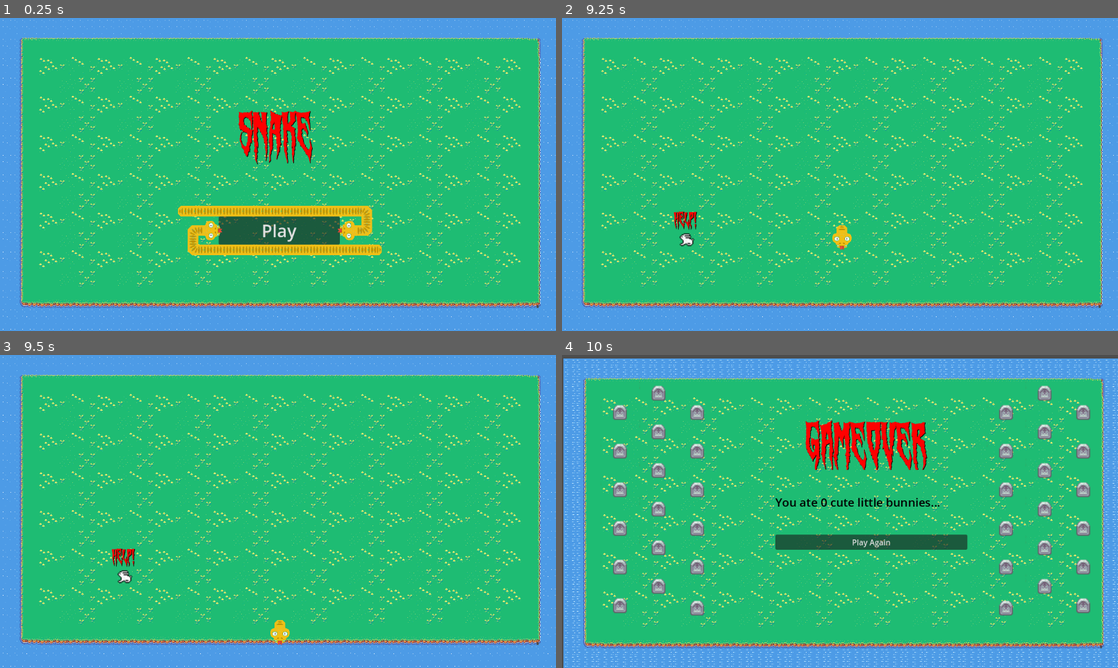
Above: before the commit, frames 1-4 (two rows, left to right).
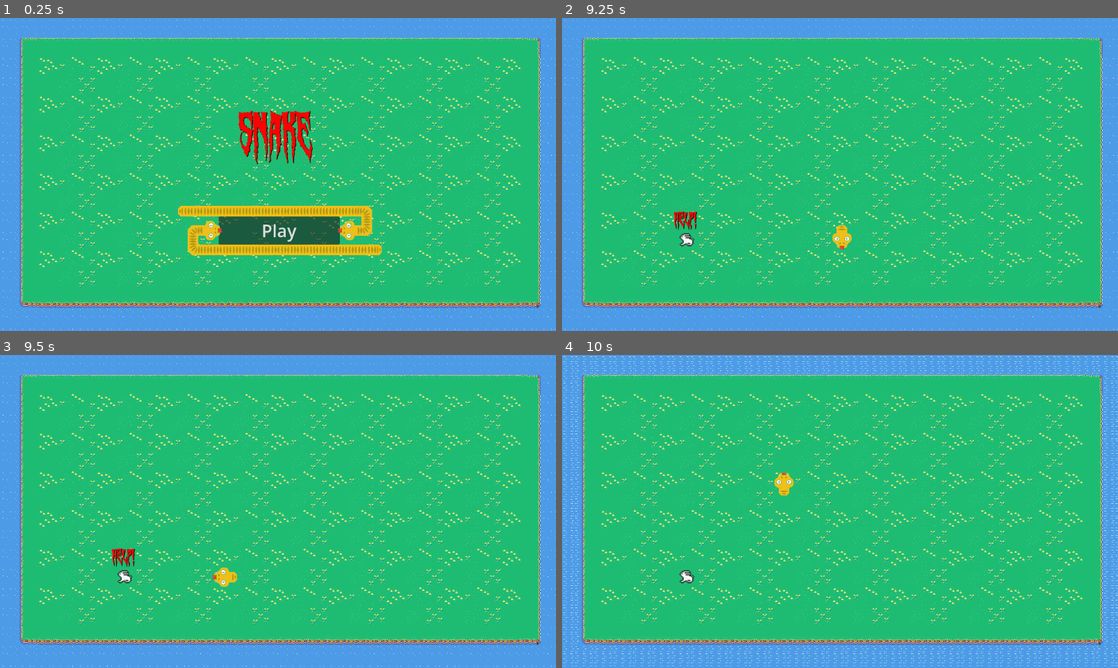
Above: after the commit, the same moments.

Repository: WilderDan/snake
Game: Godot game, scene res://scenes/main_menu.tscn
Same seed, same stepped clock (60 frames per second), same inputs: the game is played once before the commit and once after it.
Inputs (mouse positions are in pixels of both pictures, inside the frame that each line leads up to):
- Up to frame 1 (0.25 s): no input
- Up to frame 2 (9.25 s): click "Play" at 0.5 s; tap Enter (enter) at 1.25 s; move the mouse to (962, 158) at 1.27 s; hold D (right) 1.28-2 s; hold Enter (enter) 1.28-2 s; click (962, 158) at 1.42 s; drag from (728, 190) to (878, 161) at 2.02 s; click "Play Again" at 2.75 s; move the mouse to (895, 105) at 3.52 s; hold D (right) 3.53-4.25 s; hold Enter (enter) 3.53-4.25 s; click (895, 105) at 3.67 s; drag from (812, 237) to (979, 240) at 4.27 s; click "Play Again" at 5 s; move the mouse to (1006, 221) at 5.77 s; hold A (left) 5.78-6.5 s; hold Enter (enter) 5.78-6.5 s; click (1006, 221) at 5.92 s; drag from (673, 127) to (756, 96) at 6.52 s; click "Play Again" at 7.25 s; move the mouse to (867, 174) at 8.02 s; hold S (down) 8.03-8.75 s; hold Enter (enter) 8.03-8.75 s; click (867, 174) at 8.17 s; drag from (756, 96) to (684, 240) at 8.77 s
- Up to frame 3 (9.5 s): no input
- Up to frame 4 (10 s): move the mouse to (962, 495) at 9.52 s; hold W (up) from 9.53 s (still down); hold Enter (enter) from 9.53 s (still down); click (962, 495) at 9.67 s

Frames 1-2 are identical in both runs. In frame 3, 0.4% of the frame differs, in the area x 38-53%, y 67-93%; in frame 4, 28%, in the area x 0-100%, y 0-100%.

Commit message:
Add touch controls

Diff:
--- a/project.godot
+++ b/project.godot
@@ -69,6 +69,11 @@
 "events": [Object(InputEventKey,"resource_local_to_scene":false,"resource_name":"","device":-1,"window_id":0,"alt_press …(191 unchanged characters)…
 ]
 }
+click={
+"deadzone": 0.5,
+"events": [Object(InputEventMouseButton,"resource_local_to_scene":false,"resource_name":"","device":-1,"window_id":0,"alt_pressed":false,"shift_pressed":false,"ctrl_pressed":false,"meta_pressed":false,"button_mask":0,"position":Vector2(0, 0),"global_position":Vector2(0, 0),"factor":1.0,"button_index":1,"canceled":false,"pressed":false,"double_click":false,"script":null)
+]
+}
 
 [input_devices]
 
--- a/scripts/player.gd
+++ b/scripts/player.gd
@@ -1,12 +1,16 @@
 extends Node2D
 
+const MIN_DRAG = 100
+
 var direction: Vector2
+var swipe_start = null
 
 var body_scene = preload("res://scenes/body.tscn")
 var body = []
 
 func _ready():
 	direction = Vector2.DOWN
+
 
 func _process(_delta):
 	var new_direction = direction
@@ -24,6 +28,38 @@
 		get_tree().change_scene_to_file("res://scenes/gameover.tscn")
 
 	direction = new_direction
+
+func _input(event):
+   # Mouse in viewport coordinates.
+	if event is InputEventMouseButton:
+		if swipe_start == null:
+			swipe_start = event.position
+		else:
+			var new_direction = calculate_swipe_direction(event.position)
+			swipe_start = null
+			if new_direction == (-1 * direction):
+				get_tree().change_scene_to_file("res://scenes/gameover.tscn")
+			direction = new_direction
+
+func calculate_swipe_direction(swipe_end):
+	if swipe_start == null:
+		return direction
+
+	var swipe = swipe_end - swipe_start
+	print(swipe)
+
+	if abs(swipe.x) > MIN_DRAG:
+		if swipe.x > 0:
+			return Vector2.RIGHT
+		else:
+			return Vector2.LEFT
+	elif abs(swipe.y) > MIN_DRAG:
+		if swipe.y > 0:
+			return Vector2.DOWN
+		else:
+			return Vector2.UP
+
+	return direction
 
 func _on_move_tick_timeout() -> void:
 	$Head.direction = direction
